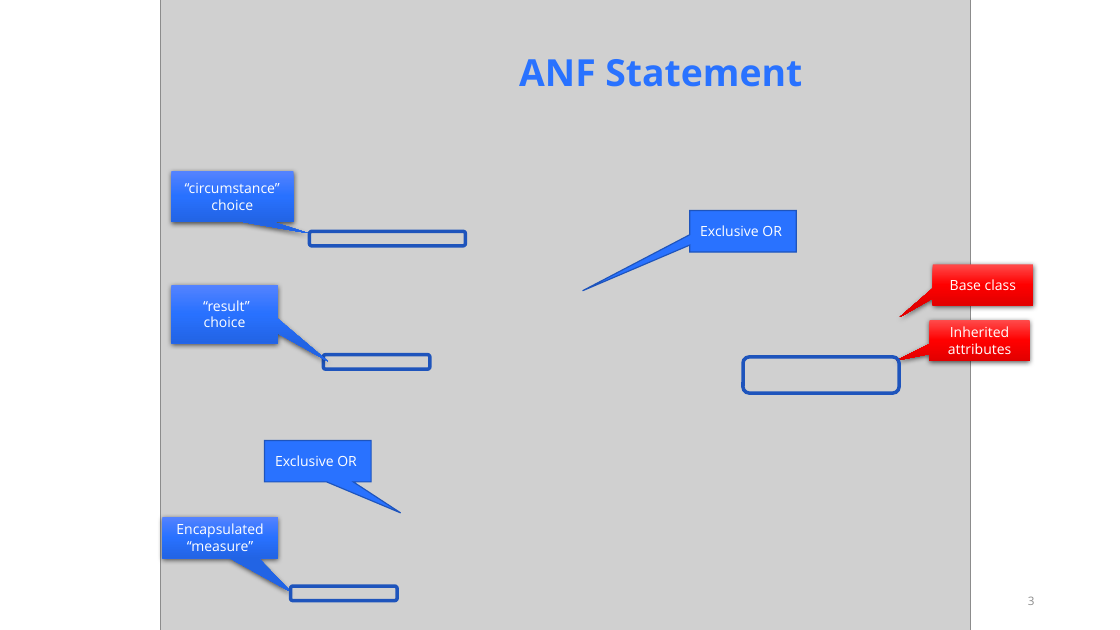
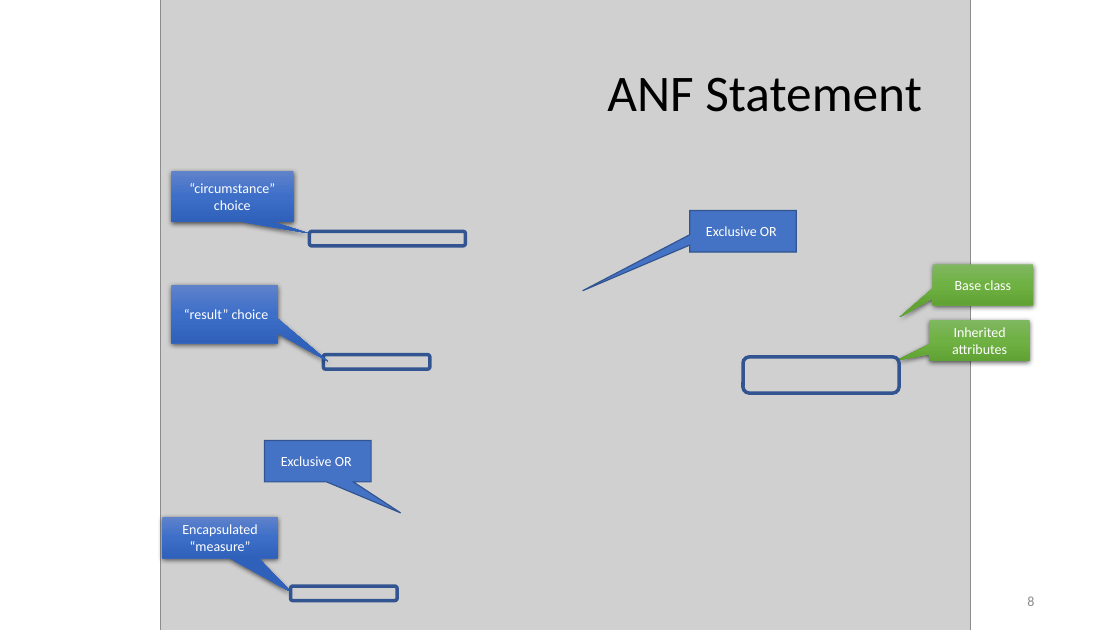
Before and after one commit to HL7/ANF, a slide deck: slide 8 of src/main/uml/doc/ANF Reference Model.pptx (slide 3 before the commit). Drawn at 1120x630 pixels with LibreOffice and Linux fonts; fonts in the diff are those of the drawing; grey boxes stand for pictures. Boxes give left, top, right and bottom in pixels: in the first picture for what was removed or moved away, otherwise in the second. Text is boxed around its words. In the diff, an @@ line names an element or a change of style, - is before the commit and + after.

```diff
--- a/src/main/uml/doc/ANF Reference Model.pptx
+++ b/src/main/uml/doc/ANF Reference Model.pptx
@@ title "ANF Statement": place and size @@
-title "ANF Statement" at <box>519,59,802,87</box>
+title "ANF Statement" at <box>607,77,922,112</box>
@@ title "ANF Statement" at <box>607,77,922,112</box>: size 32 to 44 pt, font Open Sans to Calibri, text colour #2972FF to #000000, bold off; line spacing 0.8 to 0.9 @@
@@ speech box "Exclusive OR" at <box>690,211,797,252</box>: font Open Sans to Calibri; fill #2972FF to #4472C4; outline #1E54BD 1 pt to #325491 1 pt @@
@@ speech box "Base class" at <box>933,265,1033,305</box>: font Open Sans to Calibri; fill gradient #FF4B4B to #FF0000 to #E30000 to gradient #81B861 to #6FB242 to #62A336 @@
@@ font Open Sans to Calibri; fill gradient #5584FF to #2972FF to #2265E5 to gradient #6183CB to #3E70CA to #3062BB in 3 elements at <box>162,517,278,558</box>, <box>171,171,293,222</box>, <box>171,285,278,344</box> @@
@@ speech box "Inherited attributes" at <box>930,320,1030,360</box>: font Open Sans to Calibri; fill gradient #FF4B4B to #FF0000 to #E30000 to gradient #81B861 to #6FB242 to #62A336 @@
@@ outline #1E54BD 3 pt to #325491 3 pt in 4 elements at <box>744,357,900,393</box>, <box>291,586,397,601</box>, <box>309,231,465,245</box>, <box>323,355,430,369</box> @@
@@ speech box "Exclusive OR" at <box>265,440,371,481</box>: font Open Sans to Calibri; fill #2972FF to #4472C4; outline #1E54BD 1 pt to #325491 1 pt @@
@@ page number at <box>1027,596,1034,606</box>: text changed; size 10 to 12 pt; font Open Sans to Calibri @@
-3
+8
```
Also in this commit, not shown: 12 other slides changed, 5 slides added, 5 other files.
